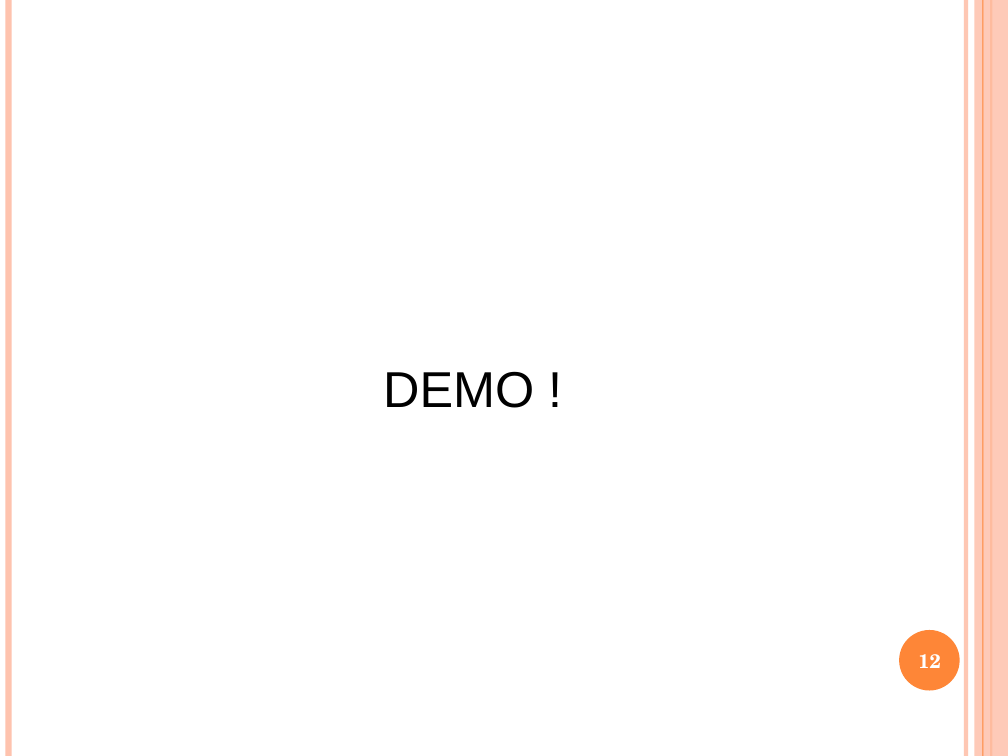
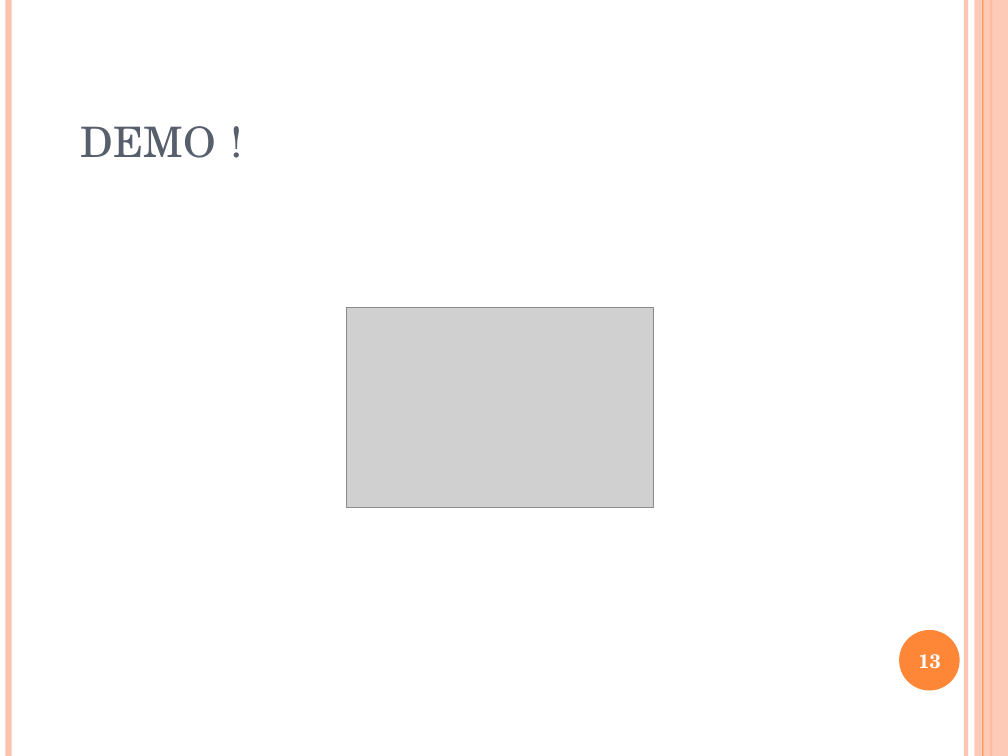
Before and after one commit to carlatgithub/jungleprod, a slide deck: slide 13 of SiteDeVenteEJungle.ppt (slide 12 before the commit). Drawn at 1008x756 pixels with LibreOffice and Linux fonts; fonts in the diff are those of the drawing; grey boxes stand for pictures. Boxes give left, top, right and bottom in pixels: in the first picture for what was removed or moved away, otherwise in the second. Text is boxed around its words. In the diff, an @@ line names an element or a change of style, - is before the commit and + after.

```diff
--- a/SiteDeVenteEJungle.ppt
+++ b/SiteDeVenteEJungle.ppt
@@ text "DEMO !" at <box>81,126,216,158</box>: size 36 to 30 pt, font Arial to TeX Gyre Schola, text colour #000000 to #575F6D @@
@@ picture added at <box>347,307,654,508</box> @@
@@ page number at <box>918,654,941,669</box>: text changed @@
-12
+13
```
Also in this commit, not shown: 7 other slides changed, 1 slide added.
